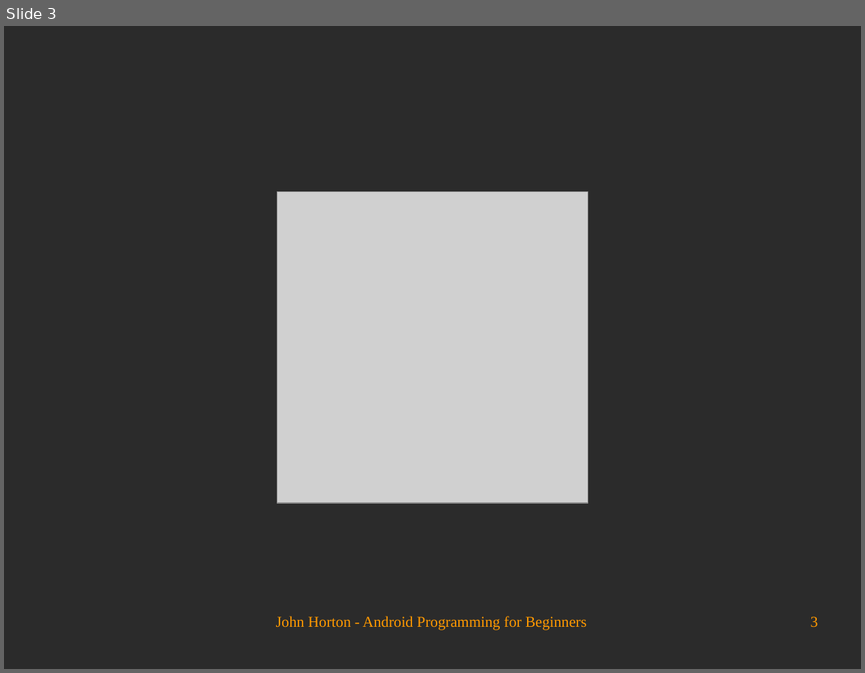
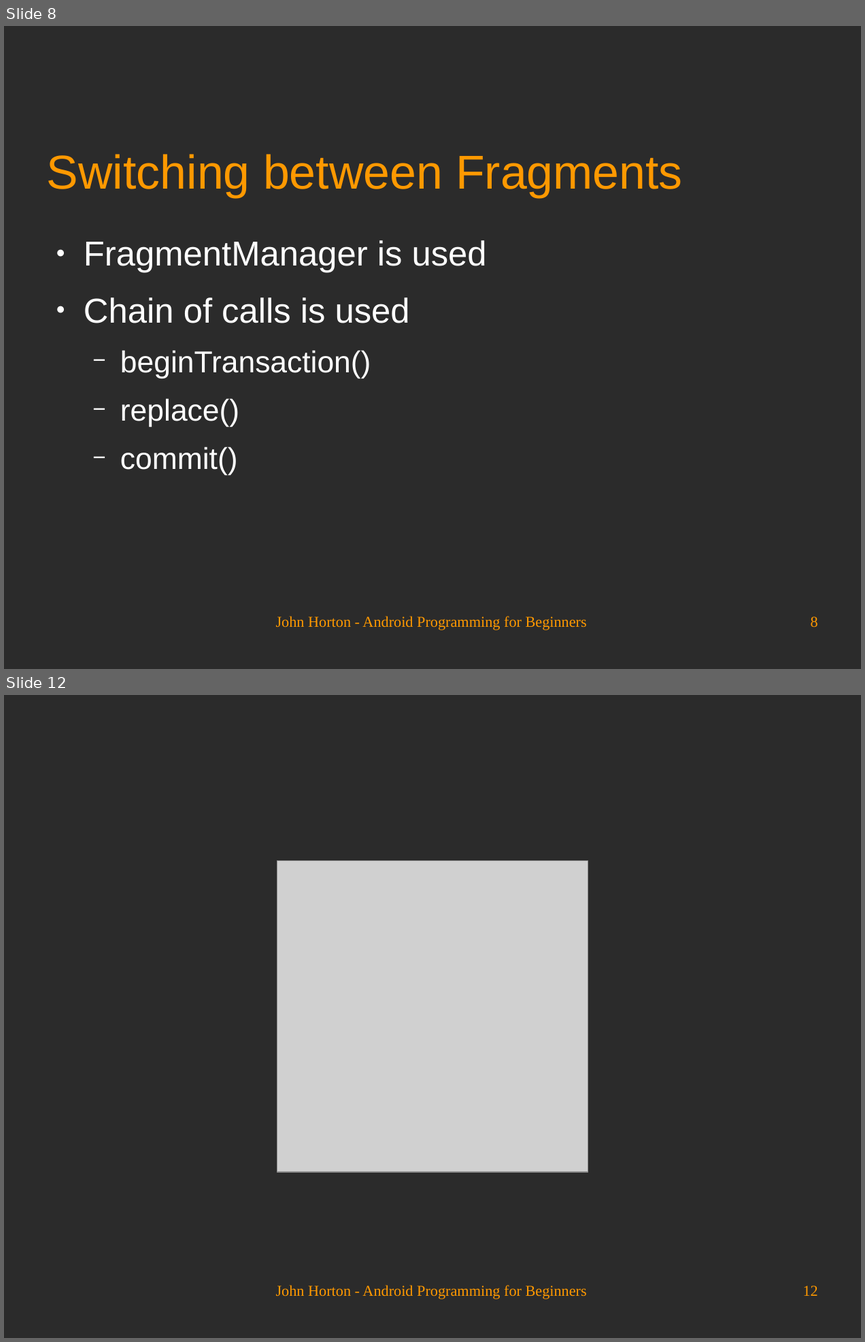
Before and after one commit to Academy-Soft-Intellect/Android-Programming-for-Beginners, a slide deck: 21_Navigation_Drawer_and_Where_It_s_Snap.odp. Shown one above the other, each under a label of ours: slide 3 before the commit, slides 8 and 12 after it; the slides between them are not shown. The pictures are 865x673 and 865x1342 pixels, drawn with LibreOffice and Linux fonts; fonts in the diff are those of the drawing; grey boxes stand for pictures; background and template pictures are left out; a plain dark background stands for a picture behind light text. Boxes give left, top, right and bottom in pixels: in the first picture for what was removed or moved away, otherwise in the second. Text is boxed around its words. In the diff, an @@ line names an element or a change of style, - is before the commit and + after.

```diff
--- a/21_Navigation_Drawer_and_Where_It_s_Snap.odp
+++ b/21_Navigation_Drawer_and_Where_It_s_Snap.odp
@@ slide 8 added at bbox=[4, 26, 861, 669], background picture (left out) @@
@@ title added at bbox=[47, 154, 683, 197], 44 pt, text #FF9900 @@
+Switching between Fragments
@@ text added at bbox=[84, 240, 487, 475], 32 pt, text #FFFFFF @@
+● FragmentManager is used
+● Chain of calls is used
+  − beginTransaction()
+  − replace()
+  − commit()
@@ text added at bbox=[276, 616, 587, 630], 14 pt, text #FF9900 @@
+John Horton - Android Programming for Beginners
@@ page number added at bbox=[810, 616, 818, 626], 14 pt, text #FF9900 @@
+8
@@ what was slide 3 is now slide 12 @@
@@ page number at bbox=[803, 1285, 818, 1295]: text changed @@
-3
+12
```
Also in this commit, not shown: 2 slides changed, 8 other slides added.
